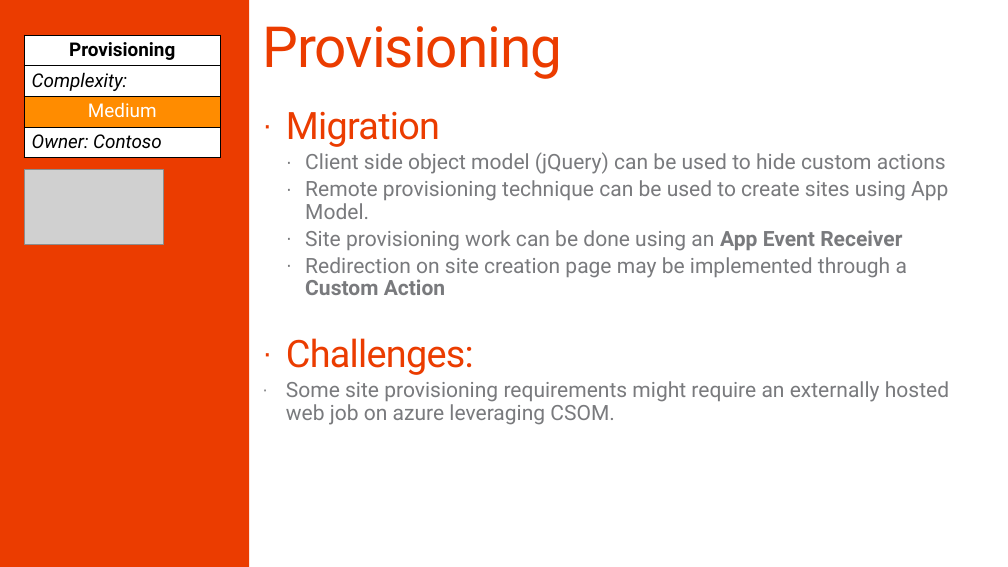
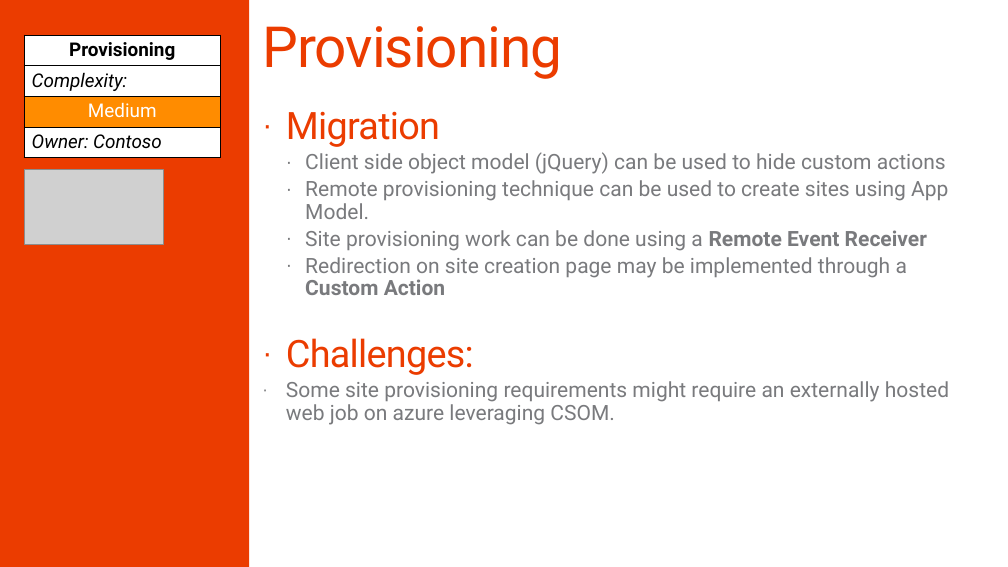
Before and after one commit to SharePoint/PnP-Guidance, a slide deck: slide 24 of PnP Transformation Process/Samples/PnP Transformation - Solution Assessment Report - Contoso.pptx. Drawn at 1008x567 pixels with LibreOffice and Linux fonts; fonts in the diff are those of the drawing; grey boxes stand for pictures; background and template pictures are left out. Boxes give left, top, right and bottom in pixels: in the first picture for what was removed or moved away, otherwise in the second. Text is boxed around its words. In the diff, an @@ line names an element or a change of style, - is before the commit and + after.

```diff
--- a/PnP Transformation Process/Samples/PnP Transformation - Solution Assessment Report - Contoso.pptx
+++ b/PnP Transformation Process/Samples/PnP Transformation - Solution Assessment Report - Contoso.pptx
@@ text at [305,230,927,251]: text changed @@
-  · Site provisioning work can be done using an App Event Receiver
+  · Site provisioning work can be done using a Remote Event Receiver
```
Also in this commit, not shown: 3 other slides changed, 1 slide added, 3 other files.
